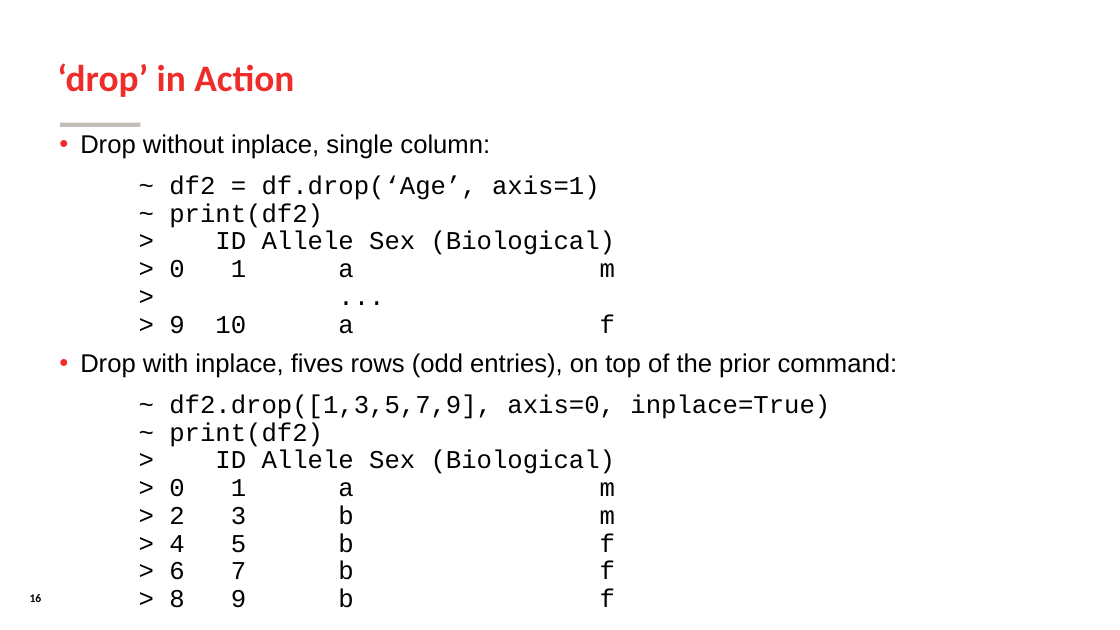
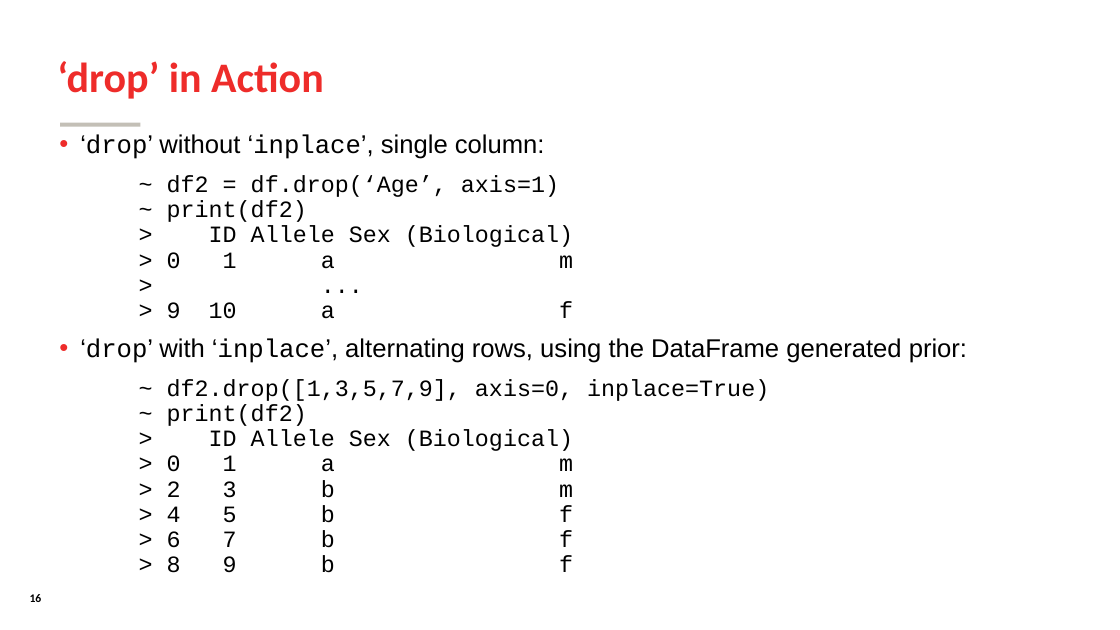
Before and after one commit to SomeoneInParticular/MDPR613_CourseMaterial, a slide deck: slide 16 of PythonCrashCourse/Unit2_DataManagement/Unit2_DataManagement.odp. Drawn at 1120x630 pixels with LibreOffice and Linux fonts; fonts in the diff are those of the drawing; background and template pictures are left out. Boxes give left, top, right and bottom in pixels: in the first picture for what was removed or moved away, otherwise in the second. Text is boxed around its words. In the diff, an @@ line names an element or a change of style, - is before the commit and + after.

```diff
--- a/PythonCrashCourse/Unit2_DataManagement/Unit2_DataManagement.odp
+++ b/PythonCrashCourse/Unit2_DataManagement/Unit2_DataManagement.odp
@@ title "‘drop’ in Action" at [57, 61, 324, 99]: size 32 to 36 pt @@
@@ text at [80, 134, 545, 159]: text changed @@
-• Drop without inplace, single column:
+• ‘drop’ without ‘inplace’, single column:
@@ text at [167, 175, 769, 573]: size 22 to 20 pt in "~ df2 = df.drop(‘Age’, axis=1) ~ print(df2) ...", "~ df2.drop([1,3,5,7,9], axis=0, inplace=True) ~ print(df2) > ..." @@
@@ text at [80, 338, 967, 363]: text changed @@
-• Drop with inplace, fives rows (odd entries), on top of the prior command:
+• ‘drop’ with ‘inplace’, alternating rows, using the DataFrame generated prior:
```
Also in this commit, not shown: 19 other slides changed, 31 other files.
